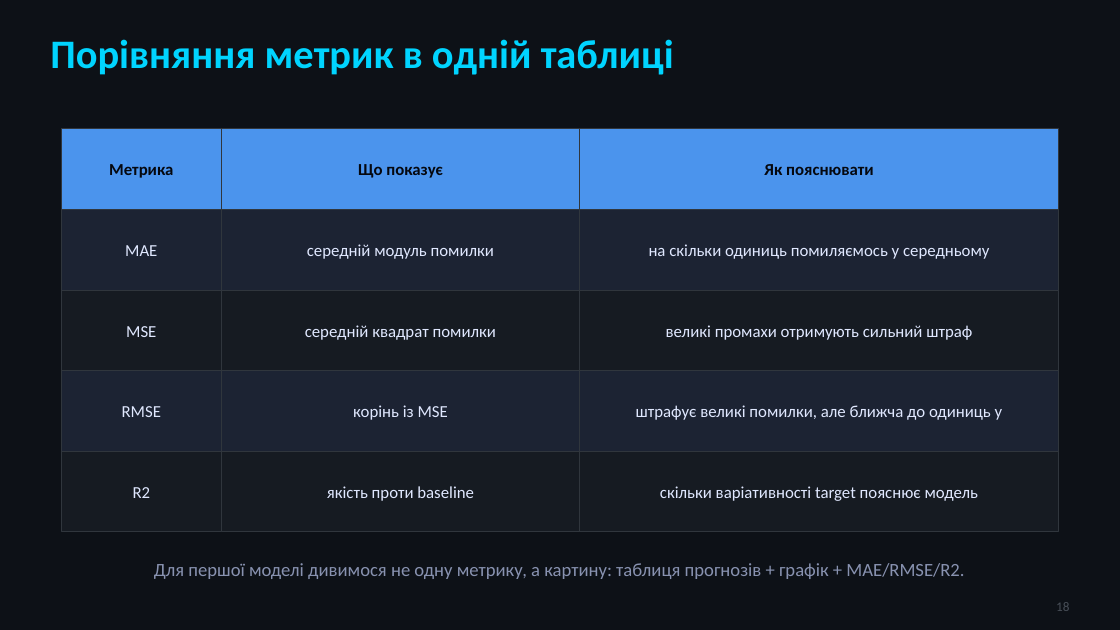
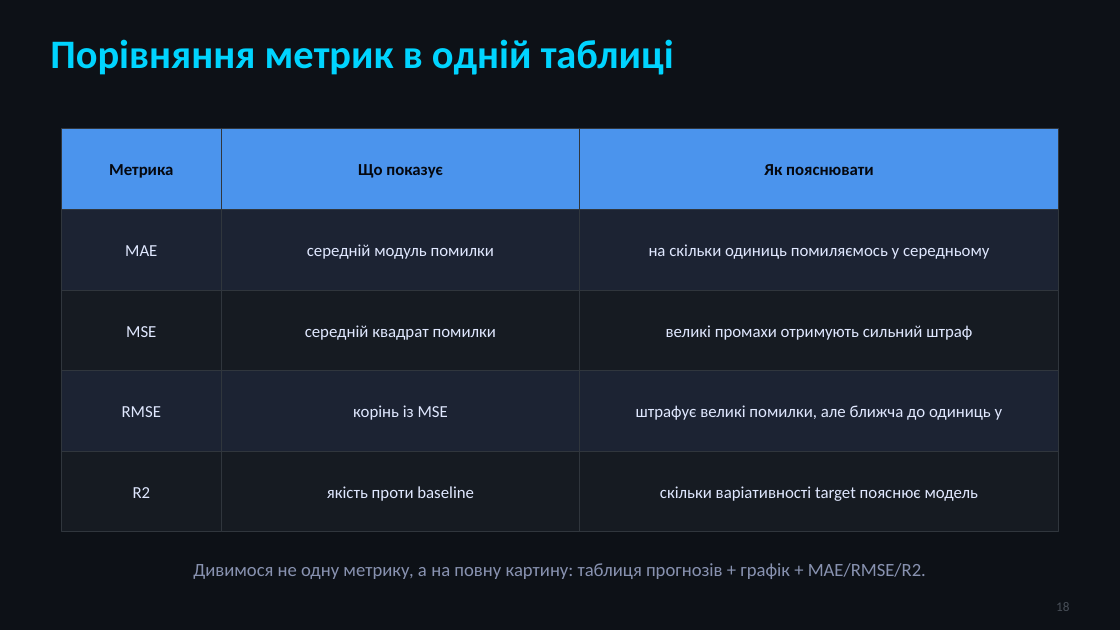
Before and after one commit to dmitriy-shtefan/python-ai, a slide deck: slide 20 of заняття_5/презентація/basic_regression.pptx. Drawn at 1120x630 pixels with LibreOffice and Linux fonts; fonts in the diff are those of the drawing. Boxes give left, top, right and bottom in pixels: in the first picture for what was removed or moved away, otherwise in the second. Text is boxed around its words. In the diff, an @@ line names an element or a change of style, - is before the commit and + after.

```diff
--- a/заняття_5/презентація/basic_regression.pptx
+++ b/заняття_5/презентація/basic_regression.pptx
@@ text at (193, 563, 926, 579): text changed @@
-Для першої моделі дивимося не одну метрику, а картину: таблиця прогнозів + графік + MAE/RMSE/R2.
+Дивимося не одну метрику, а на повну картину: таблиця прогнозів + графік + MAE/RMSE/R2.
```
Also in this commit, not shown: 1 other slide changed, 3 other files.
